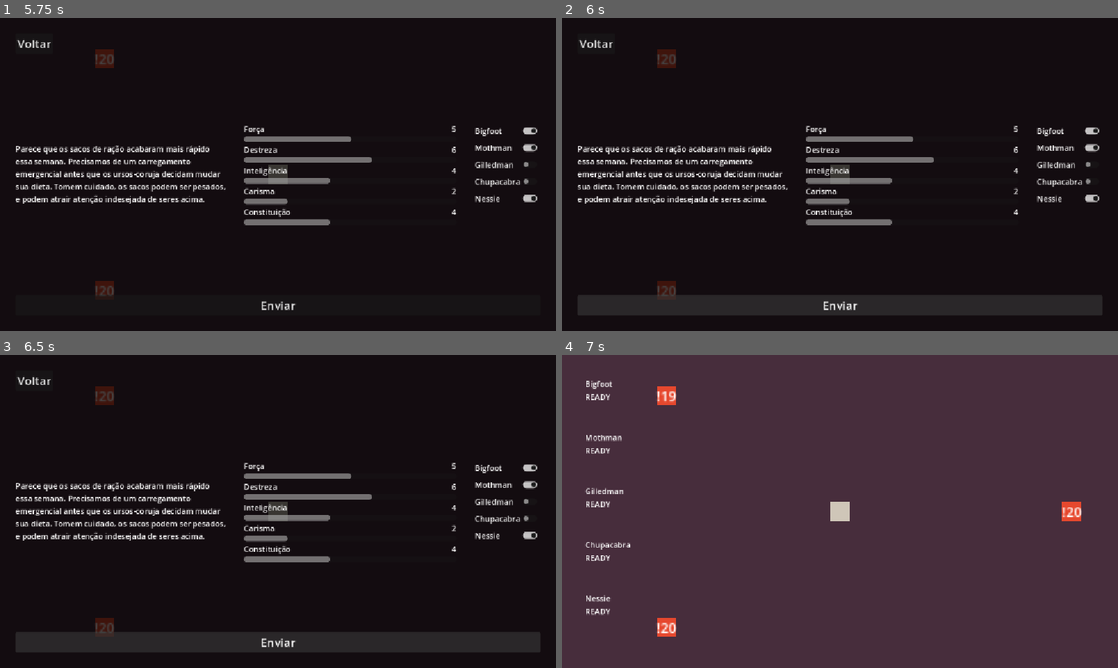
Above: before the commit, frames 1-4 (two rows, left to right).
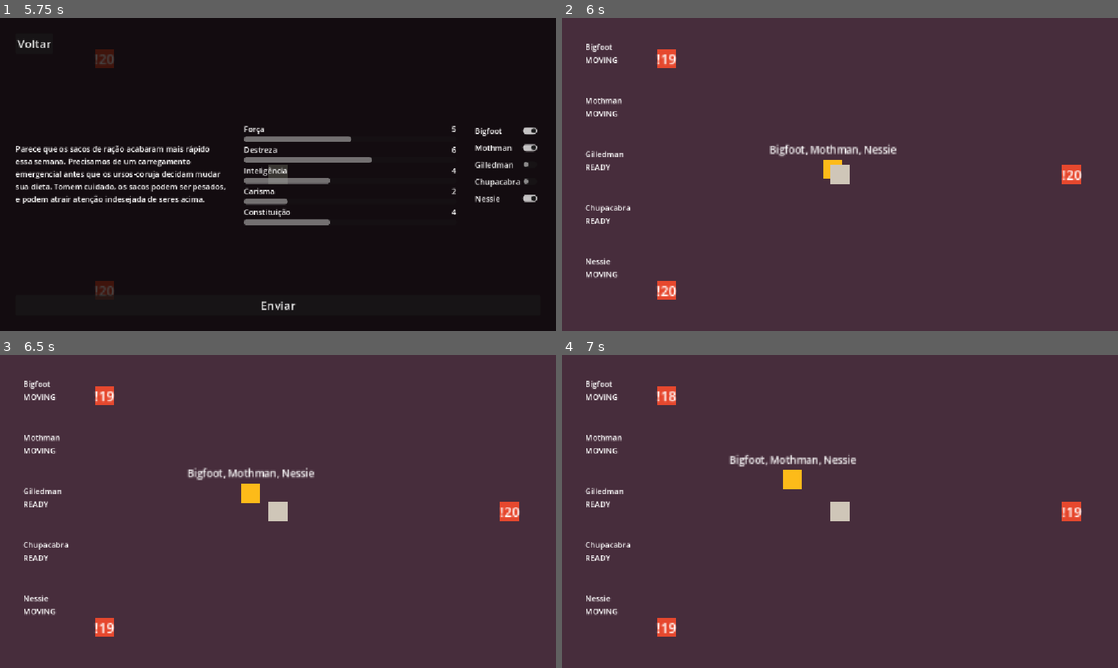
Above: after the commit, the same moments.

Repository: LucasFASouza/Dispacho
Game: Godot game, scene res://scenes/game.tscn
Same seed, same stepped clock (60 frames per second), same inputs: the game is played once before the commit and once after it.
Inputs (mouse positions are in pixels of both pictures, inside the frame that each line leads up to):
- Up to frame 1 (5.75 s): tap Enter at 0.5, 2 s; move the mouse to (400, 158) at 0.52 s; click (400, 158) at 0.67 s; tap Space at 1.25 s; move the mouse to (166, 190) at 1.27 s; click (166, 190) at 1.42 s; move the mouse to (333, 105) at 2.02 s; click (333, 105) at 2.17 s; move the mouse to (105, 58) at 2.77 s; click (105, 58) at 2.92 s; click "Bigfoot" at 3.5 s; click "Mothman" at 4.25 s; click "Nessie" at 5 s
- Up to frame 2 (6 s): click "Enviar" at 5.75 s
- Up to frame 3 (6.5 s): no input
- Up to frame 4 (7 s): click (595, 380) at 6.5 s, where only the run before the commit has a clickable "Voltar"

Frame 1 is identical in both runs. In frame 2, 99% of the frame differs, in the area x 0-100%, y 0-100%; in frame 3, 99%; in frame 4, 1.0%.

Commit message:
Add mission data and enhance mission menu; implement mission text handling and update signal connections for improved gameplay experience.

Diff:
--- /dev/null
+++ b/data/missions.json
@@ -0,0 +1,26 @@
+[
+  {
+	"id": "ration_bags",
+	"mission_text": "Parece que os sacos de ração acabaram mais rápido essa semana. Precisamos de um carregamento emergencial antes que os ursos-coruja decidam mudar sua dieta. Tomem cuidado, os sacos podem ser pesados, e podem atrair atenção indesejada de seres acima.",
+	"success_text": "Os ursos-corujas terão seu jantar garantido pelos próximos dias.",
+	"error_text": "Parece que a carga foi derrubada pelo caminho... Alguém sabe se os ursos-coruja fazem dieta?",
+	"missed_text": "Parece que os ursos-coruja foram atrás de seu próprio jantar. Atenção aos salmões e sementes de girassol.",
+	"attr_thresholds": { "STR": 3, "DEX": 2 }
+  },
+  {
+	"id": "blue_hedgehog",
+	"mission_text": "Um ouriço azul está preso em cima de uma árvore. Ele parece estar com medo de descer. Precisamos de alguém para acalmá-lo e ajudá-lo a descer em segurança.",
+	"success_text": "O ouriço foi salvo e saiu correndo... estranhamento rápido.",
+	"error_text": "O ouriço foi assustado e entrou em super-nova. Ele não é mais um problema, mas também não é mais um ouriço.",
+	"missed_text": "O ouriço não conseguiu se segurar e acabou caindo. Achamos apenas alguns aneis no chão, deveríamos nos preocupar?",
+	"attr_thresholds": { "CHA": 3, "CON": 2 }
+  },
+  {
+	"id": "goblin_cubes",
+	"mission_text": "O som de goblins chorando por não conseguirem resolver cubos-mágicos está incomodando a fauna local. Como foi que eles conseguiram os cubos, aliás?",
+	"success_text": "O algoritmo de resolução de cubos-mágicos foi ensinado didáticamente. Paulo Freire estaria orgulhoso.",
+	"error_text": "Aparentemente aqueles objetos geométricos mágicos são difíceis de resolver para uma grande gama de espécies.",
+	"missed_text": "O silêncio repentino e peças coloridas flutuando no rio indicam que os goblins encontraram uma solução alternativa.",
+	"attr_thresholds": { "INT": 3, "CHA": 2 }
+  }
+]
--- a/scenes/game.tscn
+++ b/scenes/game.tscn
@@ -147,3 +147,4 @@
 layout_mode = 2
 
 [connection signal="pressed" from="UI/Menus/MarginContainer/MissionMenu/BackButton" to="UI" method="_on_back_button_pressed"]
+[connection signal="pressed" from="UI/Menus/MarginContainer/MissionMenu/SendButton" to="UI/Menus/MarginContainer/MissionMenu" method="_on_send_button_pressed"]
--- a/scripts/game.gd
+++ b/scripts/game.gd
@@ -12,52 +12,57 @@
 
 var _selected_mission: Mission = null
 var members: Array[Dictionary] = [
-  { "name": "Bigfoot",    "available": true, "state": "READY", "scores": {"STR": 3, "DEX": 2, "INT": 1, "CHA": 1, "CON": 0}},
-  { "name": "Mothman",    "available": true, "state": "READY", "scores": {"STR": 0, "DEX": 3, "INT": 2, "CHA": 1, "CON": 1}},
+  { "name": "Bigfoot",	"available": true, "state": "READY", "scores": {"STR": 3, "DEX": 2, "INT": 1, "CHA": 1, "CON": 0}},
+  { "name": "Mothman",	"available": true, "state": "READY", "scores": {"STR": 0, "DEX": 3, "INT": 2, "CHA": 1, "CON": 1}},
   { "name": "Gilledman",  "available": true, "state": "READY", "scores": {"STR": 1, "DEX": 0, "INT": 3, "CHA": 2, "CON": 1}},
   { "name": "Chupacabra", "available": true, "state": "READY", "scores": {"STR": 1, "DEX": 1, "INT": 0, "CHA": 3, "CON": 2}},
-  { "name": "Nessie",     "available": true, "state": "READY", "scores": {"STR": 2, "DEX": 1, "INT": 1, "CHA": 0, "CON": 3}},
+  { "name": "Nessie",	 "available": true, "state": "READY", "scores": {"STR": 2, "DEX": 1, "INT": 1, "CHA": 0, "CON": 3}},
 ]
 
 var UnitScene: PackedScene = preload("res://scenes/unit.tscn")
 var MissionScene: PackedScene = preload("res://scenes/mission.tscn")
 
-var mission_queue: Array[Dictionary] = [
+var _mission_data: Dictionary = {}
+
+func _load_mission_data() -> void:
+	var file := FileAccess.open("res://data/missions.json", FileAccess.READ)
+	if file == null:
+		push_error("Failed to open missions.json")
+		return
+	var json := JSON.new()
+	var err := json.parse(file.get_as_text())
+	file.close()
+	if err != OK:
+		push_error("Failed to parse missions.json")
+		return
+	for entry: Dictionary in json.data:
+		_mission_data[entry["id"]] = entry
+
+var mission_queue: Array = [
 	{
+		"id": "ration_bags",
 		"spawn_time": 2.0,
 		"deadline": 20.0,
 		"position": Vector2(-72, -48),
-		"mission_text": "Parece que os sacos de ração acabaram mais rápido essa semana. Precisamos de um carregamento emergencial antes que os ursos-coruja decidam mudar sua dieta. Tomem cuidado, os sacos podem ser pesados, e podem atrair atenção indesejada de seres acima.",
-		"success_text": "Os ursos-corujas terão seu jantar garantido pelos próximos dias.",
-		"error_text": "Parece que a carga foi derrubada pelo caminho... Alguém sabe se os ursos-coruja fazem dieta?",
-		"missed_text": "Parece que os ursos-coruja foram atrás de seu próprio jantar. Atenção aos salmões e sementes de girassol.",
-		"attr_thresholds": {"STR": 3, "DEX": 2},
 	},
 	{
+		"id": "blue_hedgehog",
 		"spawn_time": 2.5,
 		"deadline": 20.0,
 		"position": Vector2(-72, 48),
-		"mission_text": "Um ouriço azul está preso em cima de uma árvore. Ele parece estar com medo de descer. Precisamos de alguém para acalmá-lo e ajudá-lo a descer em segurança.",
-		"success_text": "O ouriço foi salvo e saiu correndo... estranhamento rápido.",
-		"error_text": "O ouriço foi assustado e entrou em super-nova. Ele não é mais um problema, mas também não é mais um ouriço.",
-		"missed_text": "O ouriço não conseguiu se segurar e acabou caindo. Achamos apenas alguns aneis no chão, deveríamos nos preocupar?",
-		"attr_thresholds": {"CHA": 3, "CON": 2},
 	},
 	{
+		"id": "goblin_cubes",
 		"spawn_time": 3.0,
 		"deadline": 20.0,
 		"position": Vector2(96, 0),
-		"mission_text": "O som de goblins chorando por não conseguirem resolver cubos-mágicos está incomodando a fauna local. Como foi que eles conseguiram os cubos, aliás?",
-		"success_text": "O algoritmo de resolução de cubos-mágicos foi ensinado didáticamente. Paulo Freire estaria orgulhoso.",
-		"error_text": "Aparentemente aqueles objetos geométricos mágicos são difíceis de resolver para uma grande gama de espécies.",
-		"missed_text": "O silêncio repentino e peças coloridas flutuando no rio indicam que os goblins encontraram uma solução alternativa.",
-		"attr_thresholds": {"INT": 3, "CHA": 2},
 	}
 ]
 
 var _spawn_timers: Array[Dictionary] = []
 
 func _ready() -> void:
+	_load_mission_data()
 	ui.closed.connect(_on_ui_closed)
 	ui.menu_opened.connect(_on_menu_opened)
 	ui.send_pressed.connect(_on_send_pressed)
@@ -76,8 +81,11 @@
 
 
 func _spawn_mission(data: Dictionary) -> void:
+	var merged := data.duplicate()
+	if _mission_data.has(data["id"]):
+		merged.merge(_mission_data[data["id"]])
 	var mission := MissionScene.instantiate() as Mission
-	mission.init(data)
+	mission.init(merged)
 	missions_root.add_child(mission)
 	mission.selected.connect(_on_mission_selected)
 
@@ -107,11 +115,12 @@
 
 
 func _on_send_pressed(unit_members: Array[Dictionary]) -> void:
-	get_tree().paused = false
 	if _selected_mission == null or !is_instance_valid(_selected_mission):
 		return
 	if unit_members.is_empty():
 		return
+
+	get_tree().paused = false
 
 	var mission := _selected_mission
 	_selected_mission = null
--- a/scripts/mission_menu.gd
+++ b/scripts/mission_menu.gd
@@ -1,7 +1,7 @@
 extends VBoxContainer
 class_name MissionMenu
 
-signal send_pressed(members: Array)
+signal send_pressed(members: Array[Dictionary])
 signal ok_pressed(mission: Mission)
 
 @onready var mission_label: Label = $HBoxContainer/Mission
@@ -20,7 +20,6 @@
 
 
 func _ready() -> void:
-	send_button.pressed.connect(_on_send_button_pressed)
 	visible = false
 
 	var game: Node = get_tree().get_root().get_node("Game")
@@ -145,10 +144,13 @@
 	if _in_review:
 		ok_pressed.emit(_current_mission)
 		return
-	var selected := []
+
+	var selected: Array[Dictionary] = []
 	var game: Node = get_tree().get_root().get_node("Game")
 	var children := unit_selector.get_children()
+
 	for i in children.size():
 		if (children[i] as CheckButton).button_pressed:
 			selected.append(game.members[i])
+
 	send_pressed.emit(selected)
--- a/scripts/ui.gd
+++ b/scripts/ui.gd
@@ -3,7 +3,7 @@
 
 signal closed
 signal menu_opened
-signal send_pressed(members: Array)
+signal send_pressed(members: Array[Dictionary])
 signal ok_pressed(mission: Mission)
 
 @onready var menus: Control = $Menus
